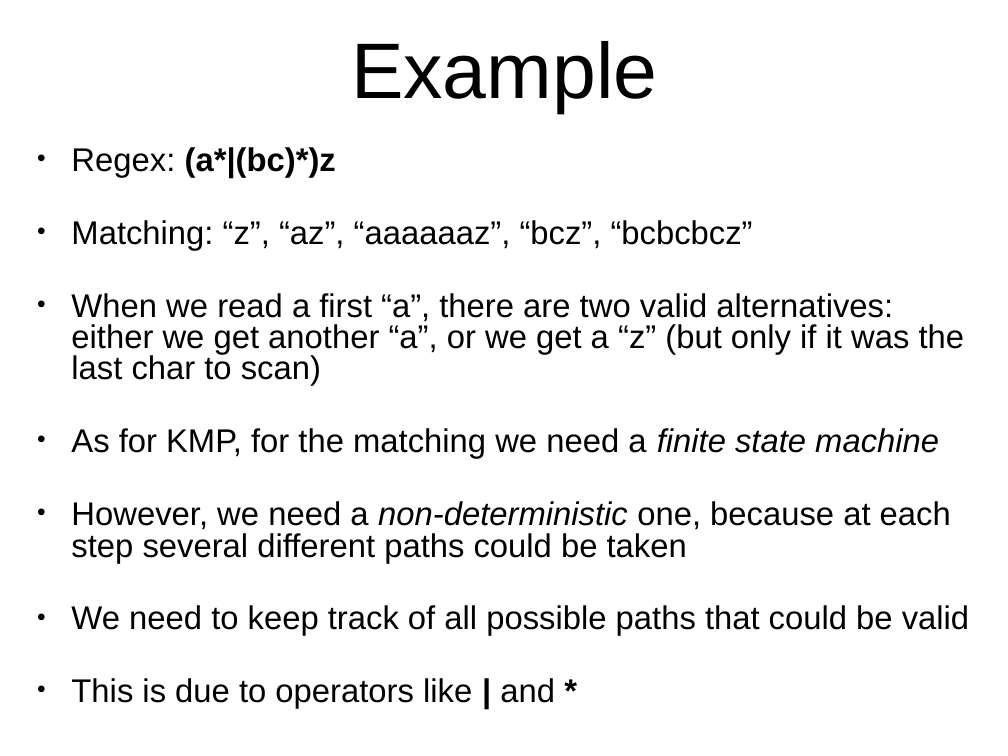
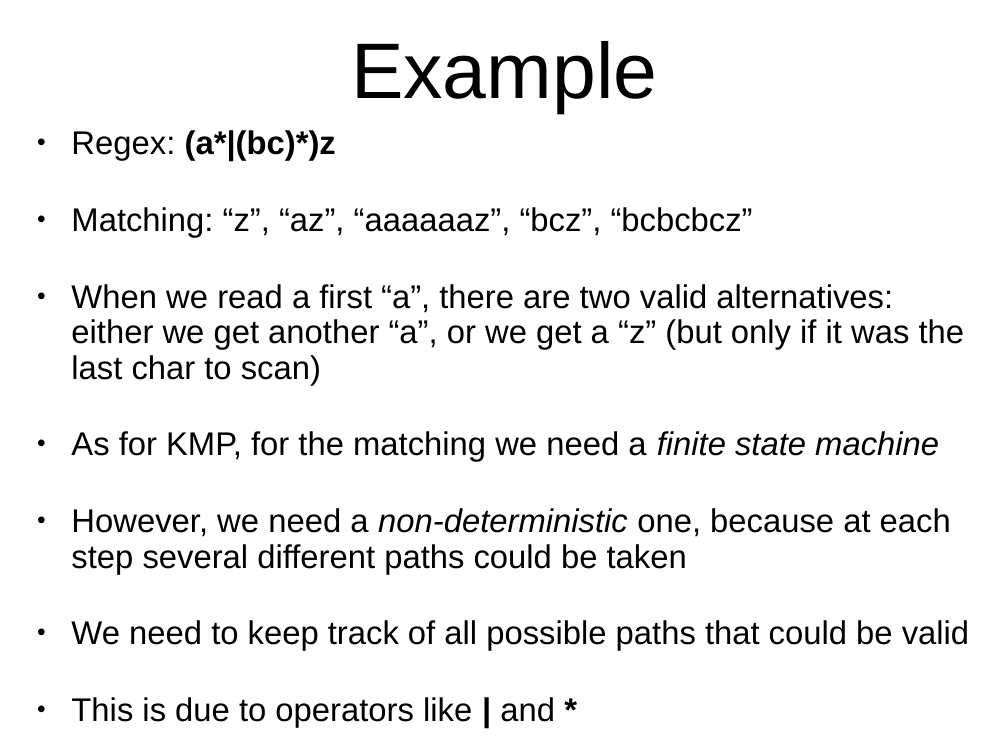
Before and after one commit to arcuri82/algorithms, a slide deck: slide 32 of docs/slides/09/09_regex.pptx. Drawn at 1008x756 pixels with LibreOffice and Linux fonts; fonts in the diff are those of the drawing. Boxes give left, top, right and bottom in pixels: in the first picture for what was removed or moved away, otherwise in the second. Text is boxed around its words. In the diff, an @@ line names an element or a change of style, - is before the commit and + after.

```diff
--- a/docs/slides/09/09_regex.pptx
+++ b/docs/slides/09/09_regex.pptx
@@ text "Regex: (a*|(bc)*)z" at (71, 130, 969, 728): line spacing 0.8 to 0.9 @@
```
Also in this commit, not shown: 5 other slides changed, 22 other files.
